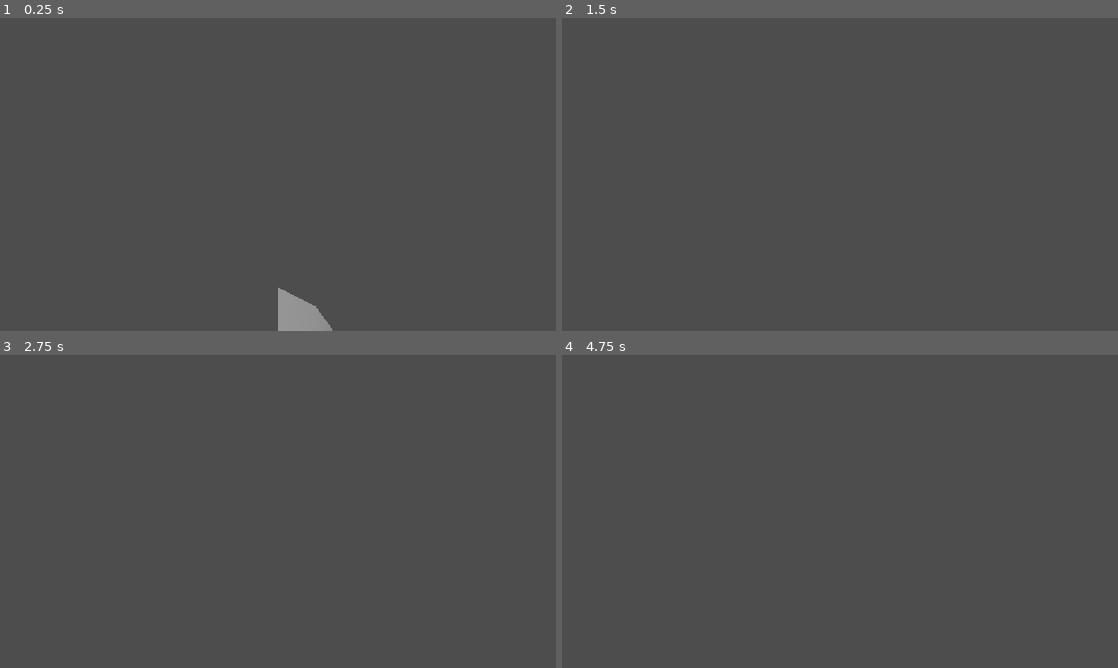
Above: before the commit, frames 1-4 (two rows, left to right).
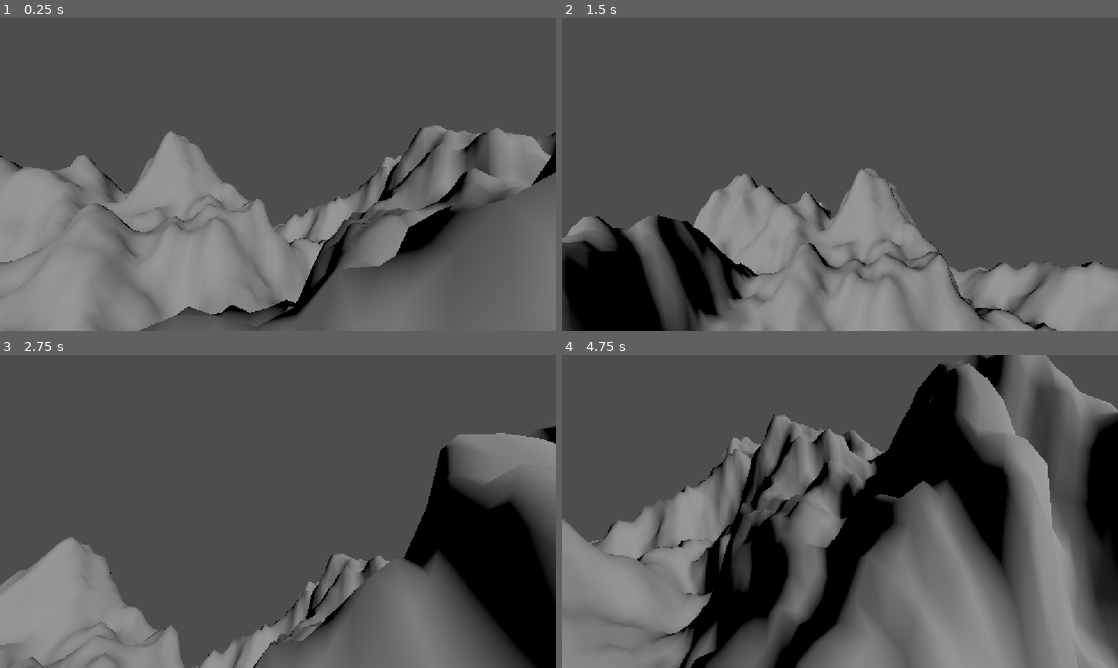
Above: after the commit, the same moments.

Repository: IBimsHedebe/The-last-World
Game: Godot game, scene res://world.tscn
Two runs of this game, one before a commit and one after it. Both use one fixed random seed, a clock stepped at 60 frames per second and the inputs below.
Inputs (mouse positions are in pixels of both pictures, inside the frame that each line leads up to):
- Up to frame 1 (0.25 s): no input
- Up to frame 2 (1.5 s): tap Enter at 0.5 s; move the mouse to (962, 158) at 0.52 s; hold Right 0.53-1.28 s; tap A (a) at 0.6 s; click (962, 158) at 0.67 s; tap D (d) at 0.8, 1.35 s; tap Space (Space) at 1.25 s; move the mouse to (728, 190) at 1.27 s; hold Down from 1.28 s (still down); click (728, 190) at 1.42 s
- Up to frame 3 (2.75 s): tap S (s) at 1.55, 2.1 s; tap Enter at 2 s; move the mouse to (333, 442) at 2.02 s; release Down at 2.03 s; hold Right from 2.03 s (still down); click (333, 442) at 2.17 s; tap W (w) at 2.3 s
- Up to frame 4 (4.75 s): tap Space (Space) at 2.75, 3.6 s; move the mouse to (812, 574) at 2.77 s; release Right at 2.78 s; hold Up 2.78-3.53 s; tap W (w) at 2.85 s; click (812, 574) at 2.92 s; tap A (a) at 3.05, 4.35 s; tap Enter at 3.5 s; move the mouse to (1006, 558) at 3.52 s; hold Left from 3.53 s (still down); click (1006, 558) at 3.67 s; tap D (d) at 3.8 s; tap Escape (ui_cancel) at 4.15 s; move the mouse to (673, 464) at 4.27 s; click (673, 464) at 4.42 s; tap S (s) at 4.55 s

The runs differ from the first frame. In frame 1, 39% of the frame differs, in the area x 0-100%, y 34-100%; in frame 2, 30%; in frame 3, 27%; in frame 4, 56%, in the area x 0-100%, y 0-100%.

Commit message:
add Mouse Controll
changed spawn location

Diff:
--- a/mesh_instance_3d.gd
+++ b/mesh_instance_3d.gd
@@ -1,4 +1,6 @@
 extends MeshInstance3D
+const PLAYER = preload("uid://cwta612wbdxx7")
+
 
 @export var mapWidth: int = 100
 @export var mapDepth: int = 100
@@ -13,6 +15,7 @@
 	noise.frequency = 0.02
 
 	_generate_world()
+	_spawn_player()
 
 func _generate_world() -> void:
 	var st = SurfaceTool.new()
@@ -58,3 +61,19 @@
 	mat.vertex_color_use_as_albedo = true
 	mat.roughness = 0.8
 	material_override = mat
+
+func _spawn_player():
+	if not PLAYER:
+		print("Kein Player")
+		return
+
+	var player = PLAYER.instantiate()
+
+	var spawn_x = mapWidth / 2.0
+	var spawn_z = mapDepth / 2.0
+
+	var spawn_y = noise.get_noise_2d(spawn_x, spawn_z) * heightScale
+
+	player.global_position = Vector3(spawn_x, spawn_y + 5.0, spawn_z)
+
+	get_parent().add_child.call_deferred(player)
--- a/player.gd
+++ b/player.gd
@@ -1,11 +1,26 @@
 extends CharacterBody3D
 
-var speed = 20
-var jumpForce = 40
-var gravity = 3
+@export var speed: int = 20
+@export var jumpForce: int = 120
+@export var gravity: float = ProjectSettings.get_setting("physics/3d/default_gravity")
+@export var mouseSensitivity: float = 0.003
+
+@onready var camera_boom: Node3D = $"Camera Boom"
 
 func _ready() -> void:
-	pass
+	Input.mouse_mode = Input.MOUSE_MODE_CAPTURED
+
+func _unhandled_input(event: InputEvent) -> void:
+	if event.is_action_pressed("ui_cancel"):
+		if Input.mouse_mode == Input.MOUSE_MODE_CAPTURED:
+			Input.mouse_mode = Input.MOUSE_MODE_VISIBLE
+		else:
+			Input.mouse_mode = Input.MOUSE_MODE_CAPTURED
+
+	if event is InputEventMouseMotion and Input.mouse_mode == Input.MOUSE_MODE_CAPTURED:
+		rotate_y(-event.relative.x * mouseSensitivity)
+		camera_boom.rotate_x(-event.relative.y * mouseSensitivity)
+		camera_boom.rotation.x = clamp(camera_boom.rotation.x, deg_to_rad(-60), deg_to_rad(60))
 
 func _physics_process(_delta):
 
--- a/player.tscn
+++ b/player.tscn
@@ -14,5 +14,8 @@
 [node name="CollisionShape3D" type="CollisionShape3D" parent="CharacterBody3D" unique_id=200854920]
 shape = SubResource("BoxShape3D_sh265")
 
-[node name="Camera3D" type="Camera3D" parent="CharacterBody3D" unique_id=1691676230]
-transform = Transform3D(1, 0, 0, 0, 0.8660254, 0.5, 0, -0.5, 0.8660254, 0, 4, 3)
+[node name="Camera Boom" type="Node3D" parent="CharacterBody3D" unique_id=1439044071]
+transform = Transform3D(1, 0, 0, 0, 1, 0, 0, 0, 1, 0, 0.6, 0)
+
+[node name="Camera3D" type="Camera3D" parent="CharacterBody3D/Camera Boom" unique_id=1691676230]
+transform = Transform3D(1, 0, 0, 0, 1, 0, 0, 0, 1, 0, 2, 5)
--- a/world.tscn
+++ b/world.tscn
@@ -1,7 +1,6 @@
 [gd_scene format=3 uid="uid://dfskcqw5m421h"]
 
 [ext_resource type="Script" uid="uid://mpvad07ubtpt" path="res://mesh_instance_3d.gd" id="1_f3sb7"]
-[ext_resource type="PackedScene" uid="uid://cwta612wbdxx7" path="res://player.tscn" id="2_fj7yv"]
 
 [node name="world" type="Node3D" unique_id=1965178656]
 
@@ -10,5 +9,3 @@
 
 [node name="DirectionalLight3D" type="DirectionalLight3D" parent="." unique_id=542971435]
 transform = Transform3D(0.89381796, 0.40263018, 0.19742952, -0.4484301, 0.8025291, 0.39351976, 0, -0.44026834, 0.89786637, 0, 0, 0)
-
-[node name="Player" parent="." unique_id=1031806650 instance=ExtResource("2_fj7yv")]
